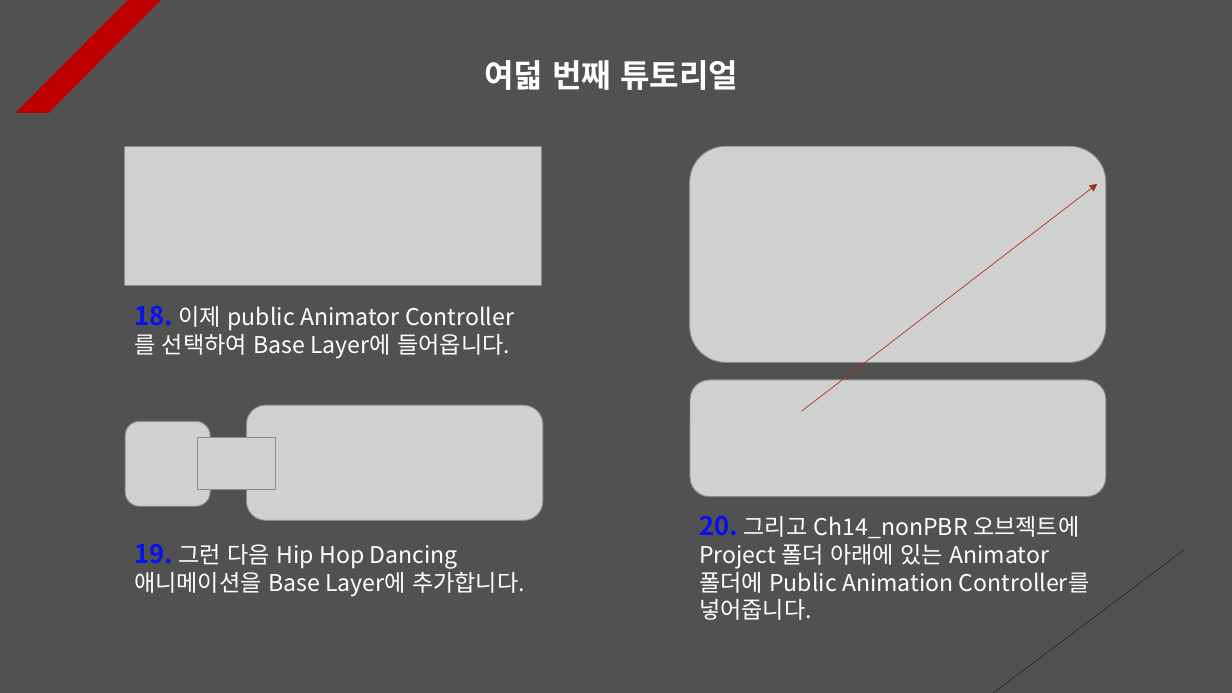
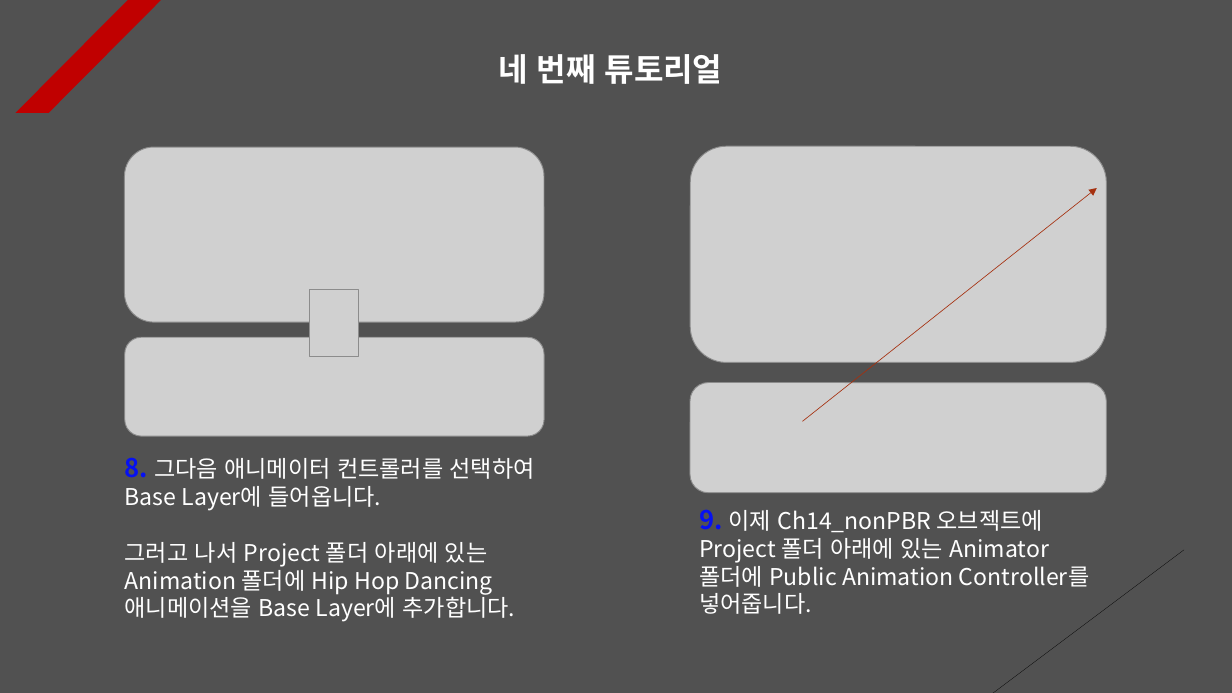
Before and after one commit to Unity2033/3D-UnityEngine, a slide deck: slide 4 of Assets/Animation Retargeting/PPT Data/Animation Retargeting Example.pptx (slide 8 before the commit). Drawn at 1232x693 pixels with LibreOffice and Linux fonts; fonts in the diff are those of the drawing; grey boxes stand for pictures. Boxes give left, top, right and bottom in pixels: in the first picture for what was removed or moved away, otherwise in the second. Text is boxed around its words. In the diff, an @@ line names an element or a change of style, - is before the commit and + after.

```diff
--- a/Assets/Animation Retargeting/PPT Data/Animation Retargeting Example.pptx
+++ b/Assets/Animation Retargeting/PPT Data/Animation Retargeting Example.pptx
@@ text at [498, 54, 723, 84]: text changed @@
-여덟 번째 튜토리얼
+네 번째 튜토리얼
@@ picture: place and size @@
-picture at [124, 146, 542, 285]
+picture at [125, 147, 544, 322]
@@ arrow moved from (801, 411) - (1098, 184) to (803, 421) - (1097, 188) @@
@@ picture at [310, 290, 359, 356]: rotation 0 to 270 degrees @@
@@ text removed at [134, 305, 510, 359] @@
-18. 이제 public Animator Controller를 선택하여 Base Layer에 들어옵니다.
@@ picture added at [125, 337, 544, 436] @@
@@ picture removed at [247, 406, 543, 521] @@
@@ picture removed at [125, 421, 210, 506] @@
@@ text at [125, 457, 535, 622]: text changed @@
-19. 그런 다음 Hip Hop Dancing 애니메이션을 Base Layer에 추가합니다.
+8. 그다음 애니메이터 컨트롤러를 선택하여 Base Layer에 들어옵니다.
+그러고 나서 Project 폴더 아래에 있는 Animation 폴더에 Hip Hop Dancing 애니메이션을 Base Layer에 추가합니다.
@@ text at [699, 509, 1090, 614]: text changed @@
-20. 그리고 Ch14_nonPBR 오브젝트에 Project 폴더 아래에 있는 Animator 폴더에 Public Animation Controller를 넣어줍니다.
+9. 이제 Ch14_nonPBR 오브젝트에 Project 폴더 아래에 있는 Animator 폴더에 Public Animation Controller를 넣어줍니다.
```
Also in this commit, not shown: 9 other slides changed, 1 slide added, 5 slides removed, 23 other files.
